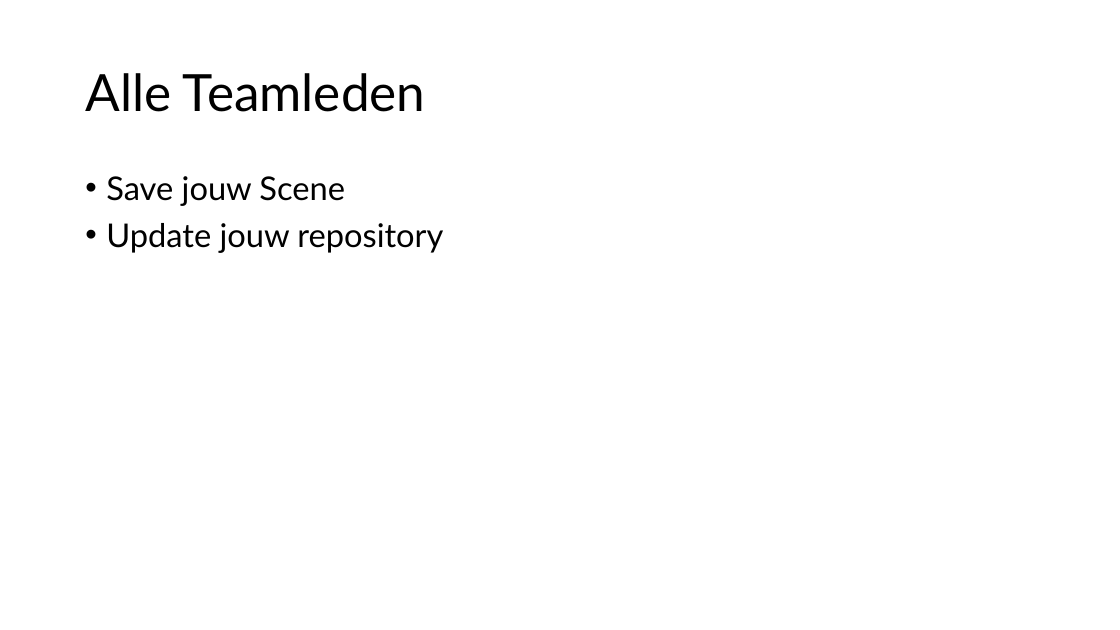
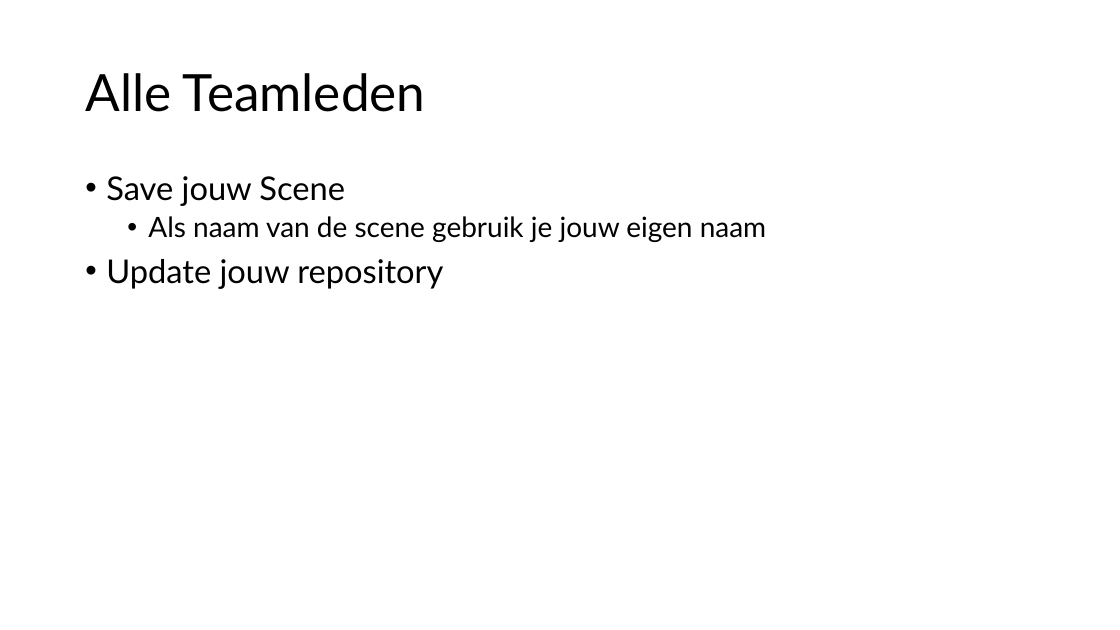
Before and after one commit to djsjollema/lessen-gamedevelopment, a slide deck: slide 14 of M2/Skill/3-Git and Unity/3-Git en Unity.pptx. Drawn at 1120x630 pixels with LibreOffice and Linux fonts; fonts in the diff are those of the drawing. Boxes give left, top, right and bottom in pixels: in the first picture for what was removed or moved away, otherwise in the second. Text is boxed around its words. In the diff, an @@ line names an element or a change of style, - is before the commit and + after.

```diff
--- a/M2/Skill/3-Git and Unity/3-Git en Unity.pptx
+++ b/M2/Skill/3-Git and Unity/3-Git en Unity.pptx
@@ text at (148,216,766,242): paragraph added @@
+  • Als naam van de scene gebruik je jouw eigen naam
```
Also in this commit, not shown: 3 other slides changed, 47 other files.
